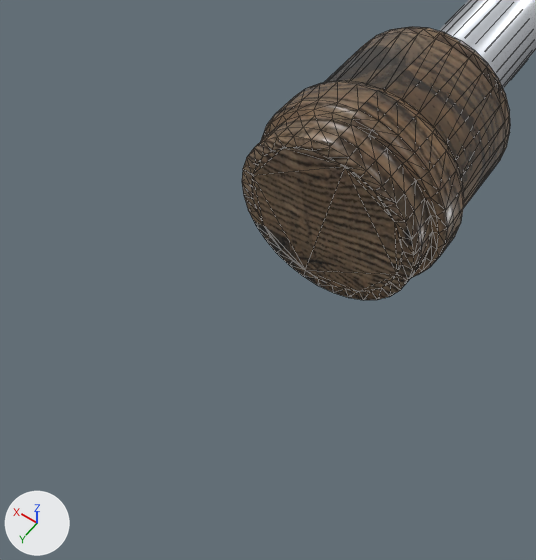
An edit to the glTF model assets/rods/wood/fuzeball_rod_1man.glb, drawn before and after from the same camera.
Rendered twice from a camera (50 mm lens) standing at (-1.79, 60.82, 3.99) and looking at (0.09, 58.18, -0.15). The axes (+X, +Y, +Z) are drawn at lower left. The lights are the same throughout. The picture after the commit comes second. Mesh edges are drawn as thin lines. Where no turn or scale is listed for an object, it has been applied to the vertices. Vertices at exactly the same position are counted once.

The first picture shows 'rod1_bar.001', 'rod1_collar.002'.
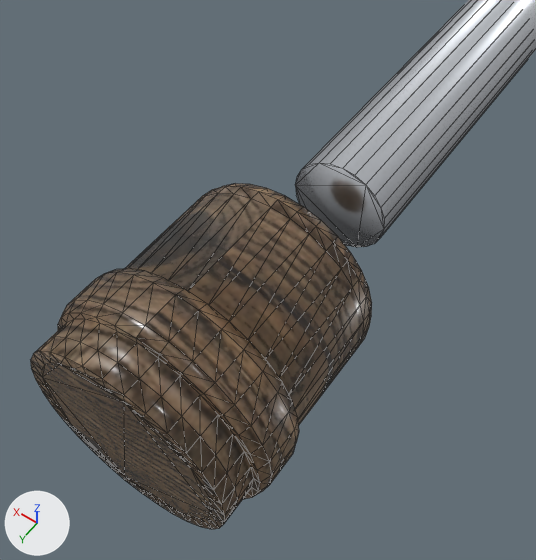
Changed parts and their boxes (x1, y1, x2, y2) in the pictures (536 x 560 px):
'rod1_collar.002', moved: before (242, 27, 510, 300); after (31, 183, 372, 529)
'rod1_bar.001', unchanged, uncovered by the edit: before (439, 0, 536, 89); after (295, 0, 536, 247)

Patch to the scene script:
```diff
--- a/assets/rods/wood/fuzeball_rod_1man.glb.py
+++ b/assets/rods/wood/fuzeball_rod_1man.glb.py
@@ me_cylinder_021 @@
 # used by ob_rod1_collar_002; location = (0.0, 0.0, 0.0)
-me_cylinder_021.from_pydata(...)  # 416 vertices, 828 faces; spans x -0.81..0.81, y 56.01..57.62, z -0.81..0.81
+me_cylinder_021.from_pydata(...)  # 416 vertices, 828 faces; spans x -0.81..0.81, y 58.13..59.74, z -0.81..0.81
+# me_cylinder_021 part 1: the whole mesh is moved by (0.0, 2.12, 0.0)
 me_cylinder_021.materials.append(mat_team_wood)
```
